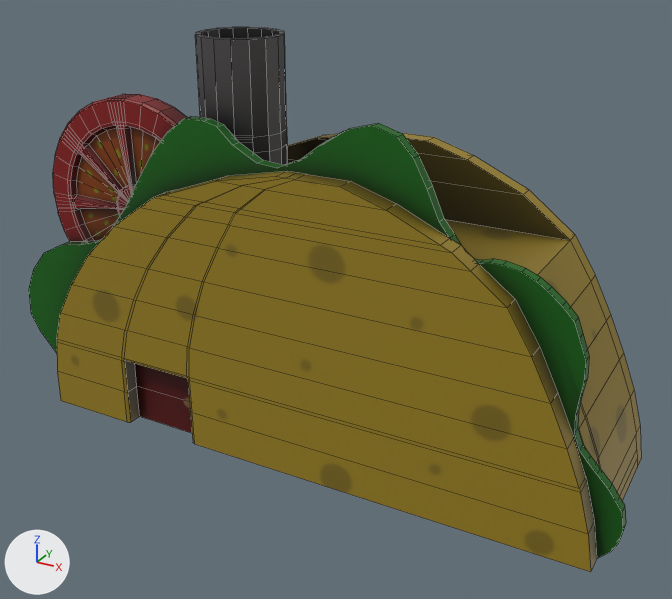
A saved change to the Blender file Arts/Models/Scenario/TacoHouse/TacoHouse.blend.
Both versions are drawn from a 50 mm lens placed at (5.06, -9.11, 3.78), pointed at (0.13, -0.13, -0.71). Arrows for +X, +Y and +Z are at lower left; the lights stay in place. Mesh edges are drawn as thin lines.
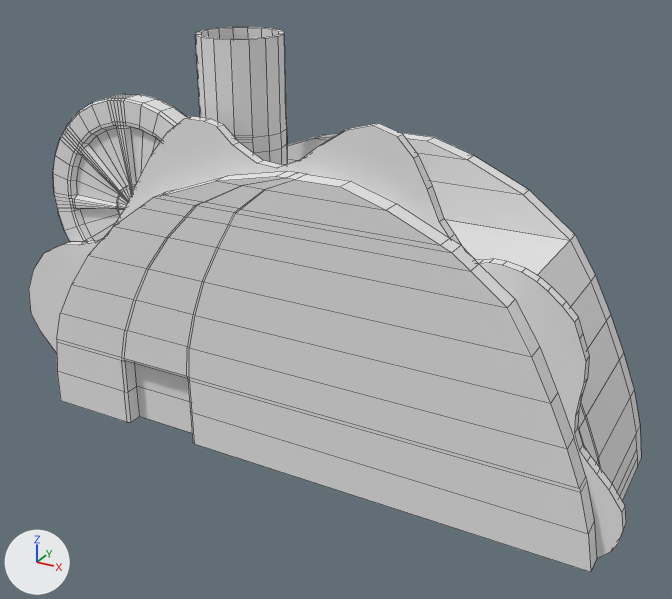
Pixel boxes [x1, y1, x2, y2] of what changed, in the pictures (672 x 599 px):
'Plane', recoloured (yellow to grey)
    both: [29, 27, 641, 572]

What the commit changed:
Material 'Material' (mat_material) is new.
Its base color is (0.8, 0.8, 0.8) (white #e7e7e7).
me_plane_001 has 1265 vertices, 1222 faces and spans x -1.57..6.51, y -1.11..3.79, z -0.61..1.75.
me_plane_001 no longer uses material mat_texturetacohouse_png (picture img_texturetacohouse_png).
me_plane_001 now uses material mat_material (white #e7e7e7).
